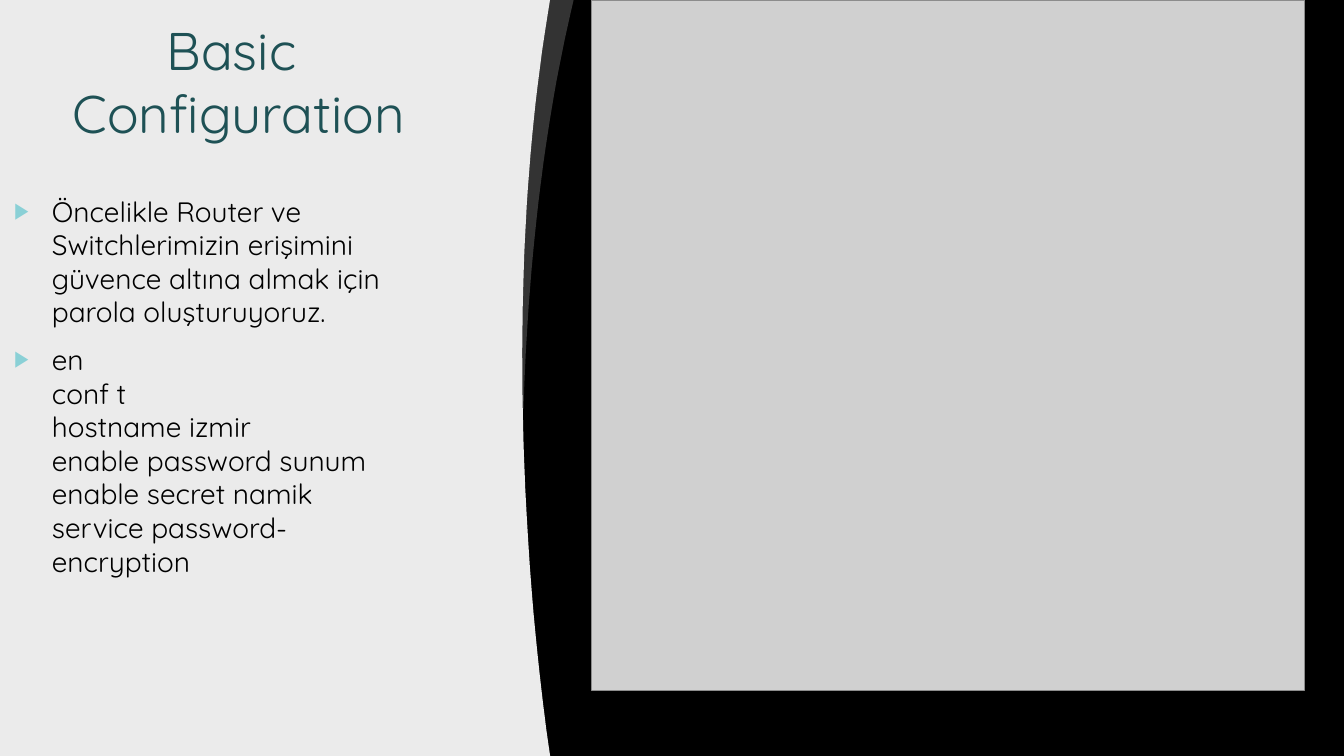
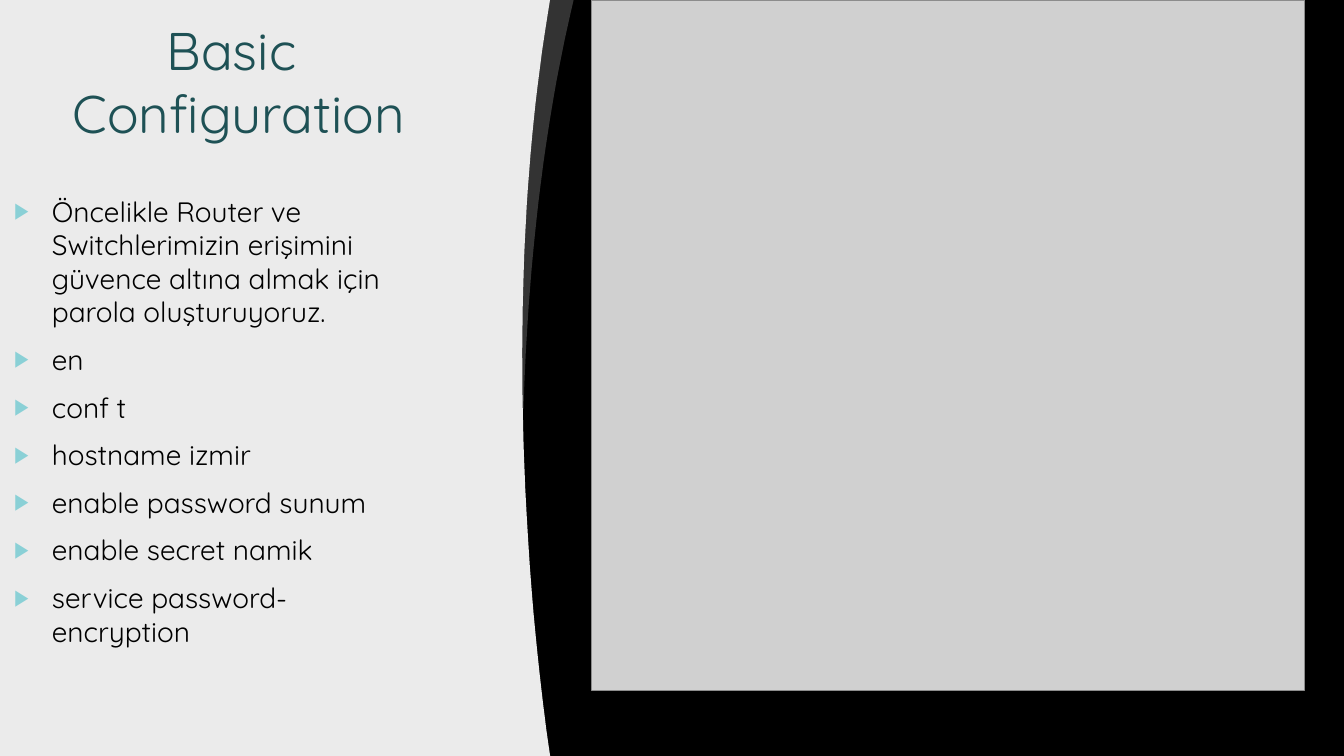
Before and after one commit to namikaydil/Network-Security-Bootcamp-Proje, a slide deck: slide 3 of Proje Sunum.pptx. Drawn at 1344x756 pixels with LibreOffice and Linux fonts; fonts in the diff are those of the drawing; grey boxes stand for pictures; background and template pictures are left out. Boxes give left, top, right and bottom in pixels: in the first picture for what was removed or moved away, otherwise in the second. Text is boxed around its words. In the diff, an @@ line names an element or a change of style, - is before the commit and + after.

```diff
--- a/Proje Sunum.pptx
+++ b/Proje Sunum.pptx
@@ text at [52, 355, 366, 648]: text changed @@
-▶ en
-  conf t
-  hostname izmir
-  enable password sunum enable secret namik
-  service password-encryption
+▶ en
+▶ conf t
+▶ hostname izmir
+▶ enable password sunum
+▶ enable secret namik
+▶ service password-encryption
```
